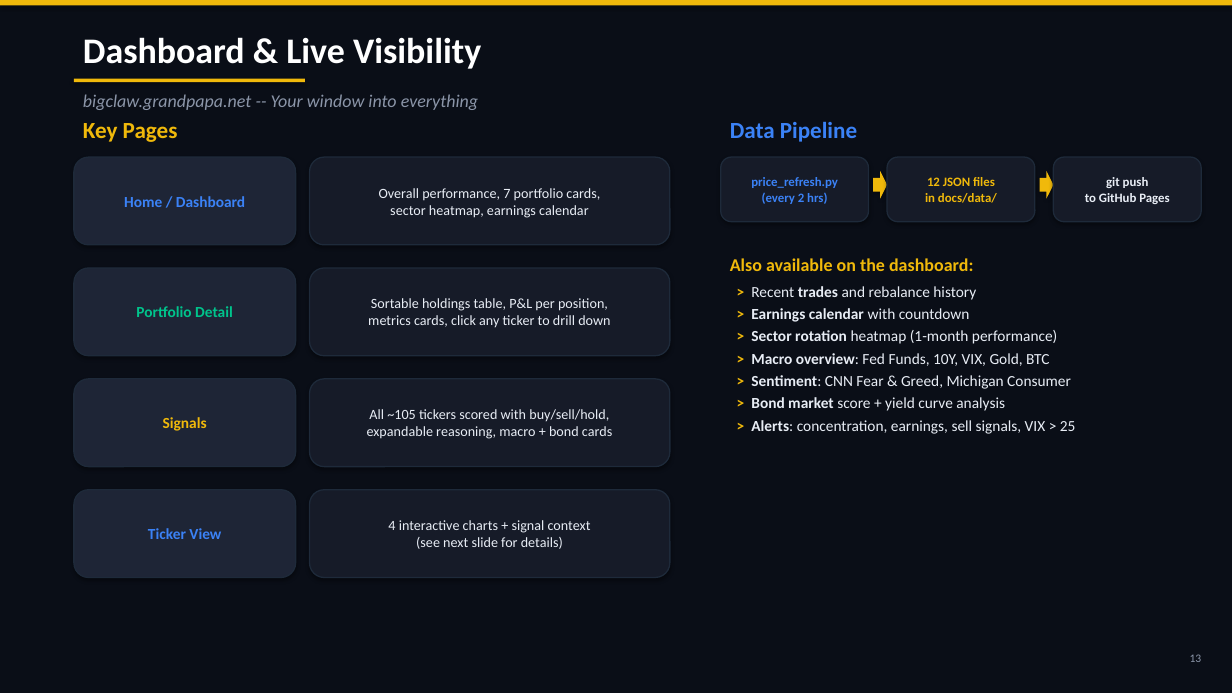
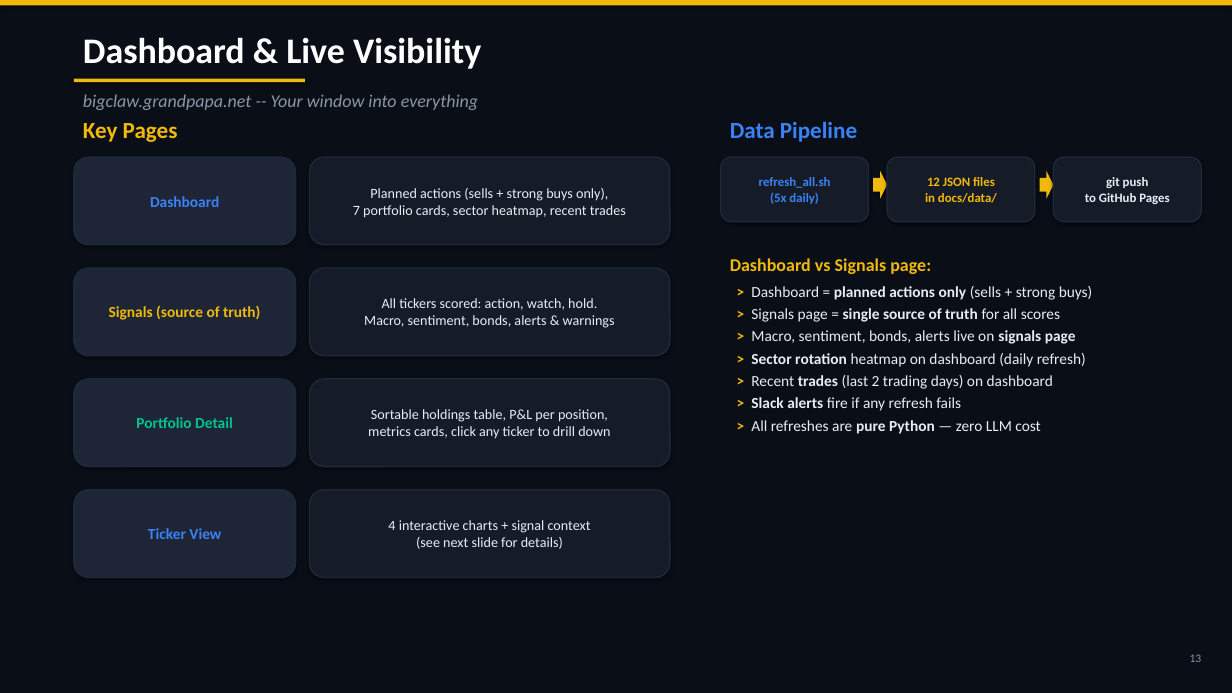
Before and after one commit to cbiggs1-tech/bigclaw-codebase, a slide deck: slide 14 of BigClaw_ShowAndTell.pptx. Drawn at 1232x693 pixels with LibreOffice and Linux fonts; fonts in the diff are those of the drawing. Boxes give left, top, right and bottom in pixels: in the first picture for what was removed or moved away, otherwise in the second. Text is boxed around its words. In the diff, an @@ line names an element or a change of style, - is before the commit and + after.

```diff
--- a/BigClaw_ShowAndTell.pptx
+++ b/BigClaw_ShowAndTell.pptx
@@ text in rounded rectangle at [759, 177, 831, 204]: text changed @@
-price_refresh.py
-(every 2 hrs)
+refresh_all.sh
+(5x daily)
@@ text in rounded rectangle at [150, 196, 219, 207]: text changed @@
-Home / Dashboard
+Dashboard
@@ text in rounded rectangle at [353, 188, 626, 218]: text changed @@
-Overall performance, 7 portfolio cards,
-sector heatmap, earnings calendar
+Planned actions (sells + strong buys only),
+7 portfolio cards, sector heatmap, recent trades
@@ text at [730, 258, 931, 274]: text changed @@
-Also available on the dashboard:
+Dashboard vs Signals page:
@@ text in rounded rectangle at [364, 298, 615, 328]: text changed @@
-Sortable holdings table, P&L per position,
-metrics cards, click any ticker to drill down
+All tickers scored: action, watch, hold.
+Macro, sentiment, bonds, alerts & warnings
@@ text at [751, 286, 1093, 434]: text changed @@
-> Recent trades and rebalance history
-> Earnings calendar with countdown
-> Sector rotation heatmap (1-month performance)
-> Macro overview: Fed Funds, 10Y, VIX, Gold, BTC
-> Sentiment: CNN Fear & Greed, Michigan Consumer
-> Bond market score + yield curve analysis
-> Alerts: concentration, earnings, sell signals, VIX > 25
+> Dashboard = planned actions only (sells + strong buys)
+> Signals page = single source of truth for all scores
+> Macro, sentiment, bonds, alerts live on signals page
+> Sector rotation heatmap on dashboard (daily refresh)
+> Recent trades (last 2 trading days) on dashboard
+> Slack alerts fire if any refresh fails
+> All refreshes are pure Python — zero LLM cost
@@ text in rounded rectangle at [109, 306, 260, 320]: text changed; text colour #00C48C to #F0B90B @@
-Portfolio Detail
+Signals (source of truth)
@@ text in rounded rectangle at [136, 417, 233, 428]: text changed; text colour #F0B90B to #00C48C @@
-Signals
+Portfolio Detail
@@ text in rounded rectangle at [368, 409, 610, 438]: text changed @@
-All ~105 tickers scored with buy/sell/hold,
-expandable reasoning, macro + bond cards
+Sortable holdings table, P&L per position,
+metrics cards, click any ticker to drill down
```
Also in this commit, not shown: 2 other slides changed, 2 other files.
